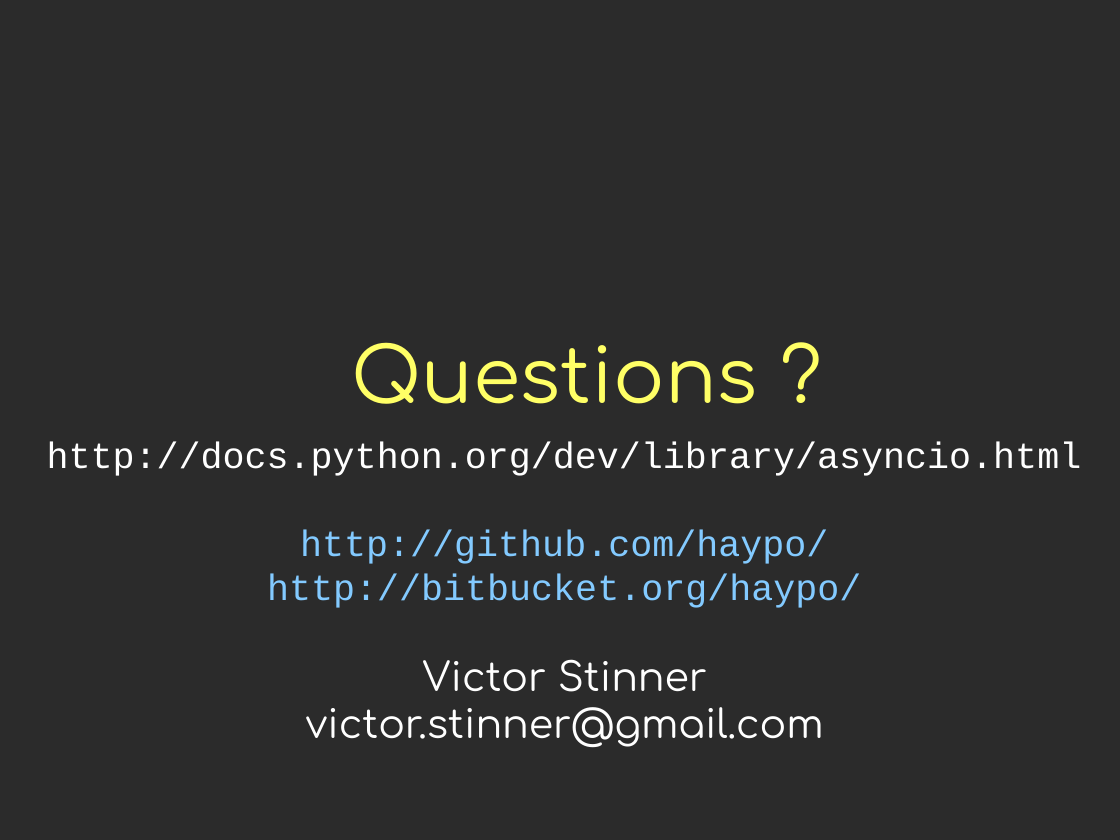
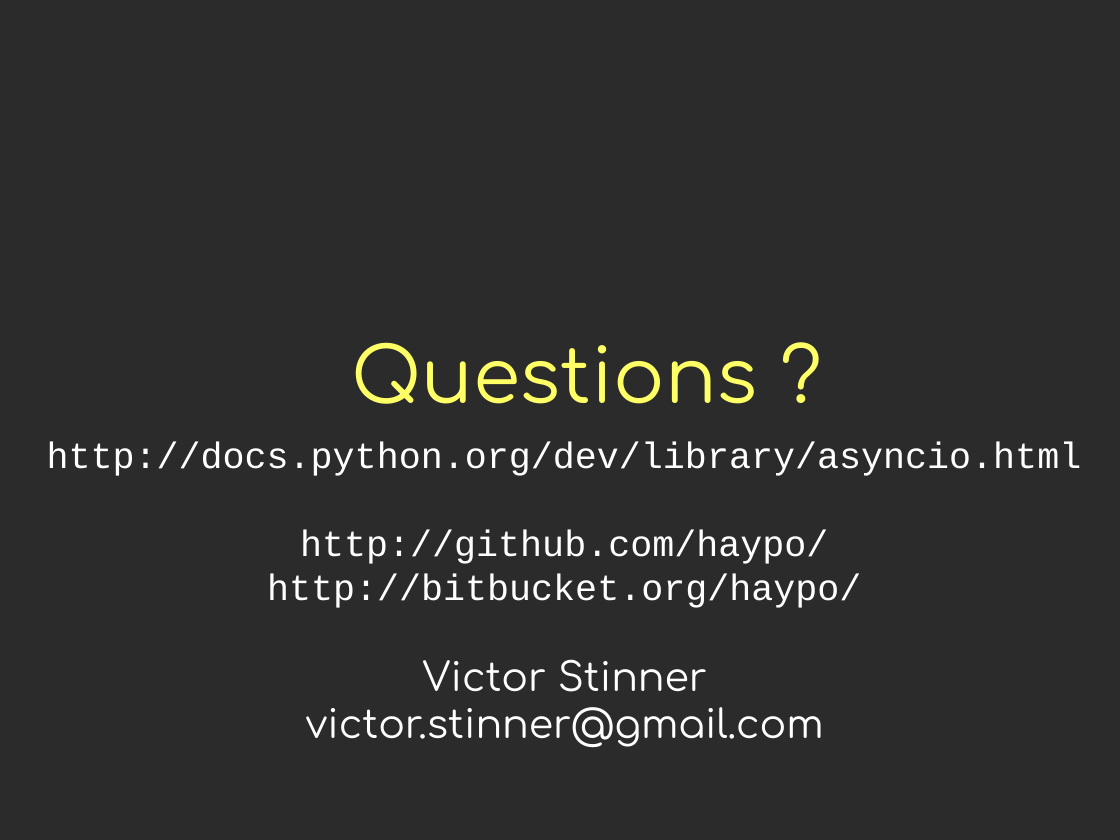
Before and after one commit to vstinner/talks, a slide deck: slide 53 of 2014-Pycon-Lyon/asyncio.odp. Drawn at 1120x840 pixels with LibreOffice and Linux fonts; fonts in the diff are those of the drawing; background and template pictures are left out; a plain dark background stands for a picture behind light text. Boxes give left, top, right and bottom in pixels: in the first picture for what was removed or moved away, otherwise in the second. Text is boxed around its words. In the diff, an @@ line names an element or a change of style, - is before the commit and + after.

```diff
--- a/2014-Pycon-Lyon/asyncio.odp
+++ b/2014-Pycon-Lyon/asyncio.odp
@@ title "http://docs.python.org/dev/library/asyncio.html http://githu ..." at (47, 442, 1082, 747): text colour #83CAFF to #FFFFFF in "http://github.com/haypo/ http://bitbucket.org/haypo/" @@
```
Also in this commit, not shown: 6 other slides changed, 3 slides added, 3 slides removed, 1 other file.
